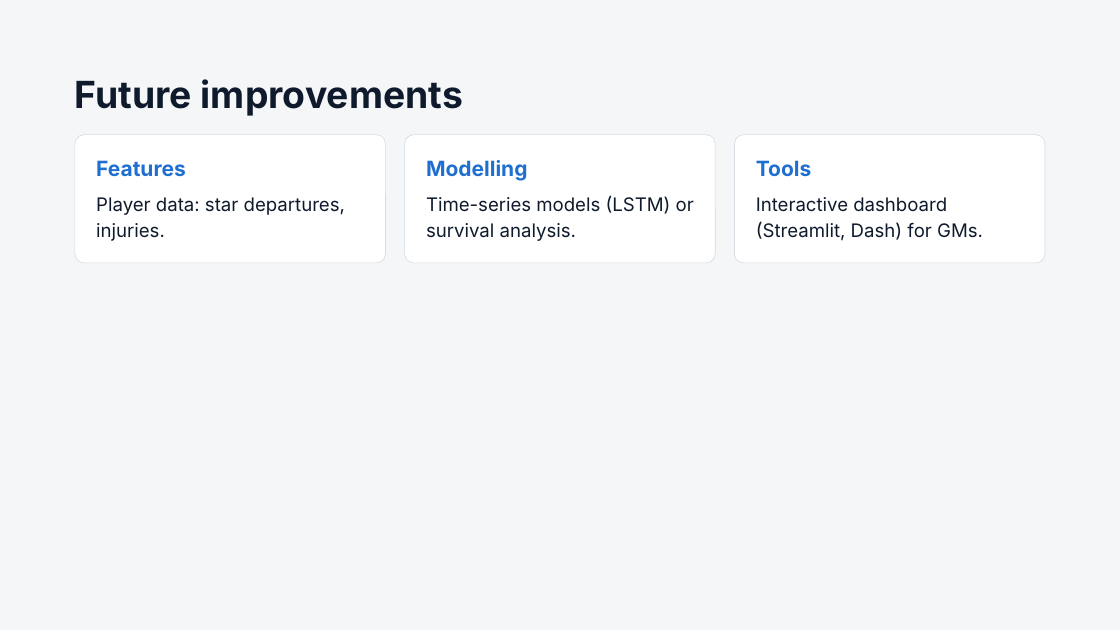
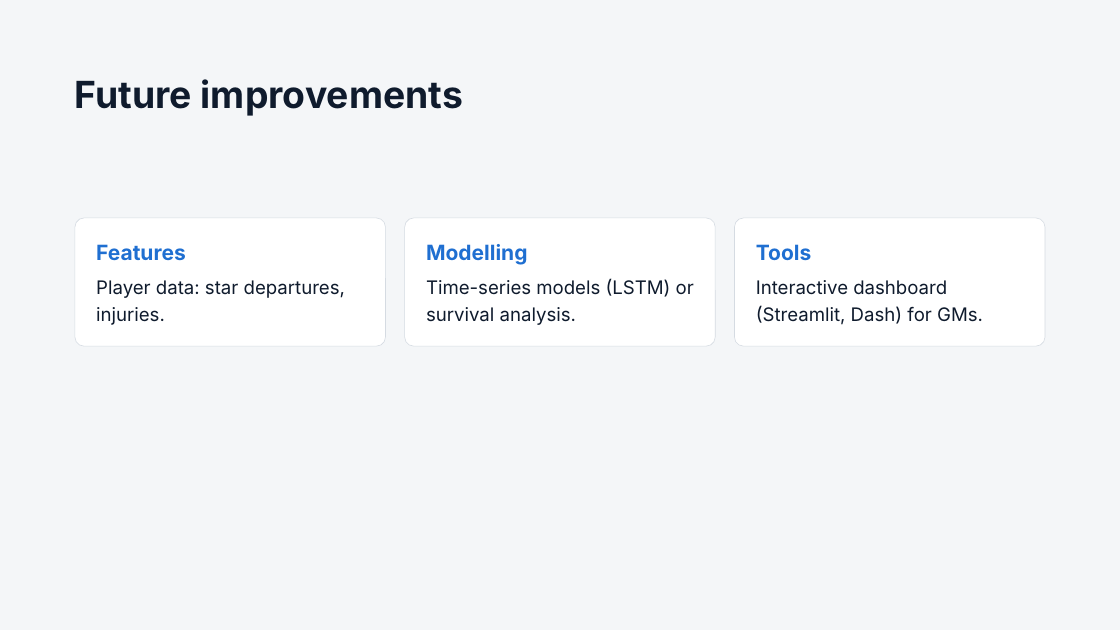
Before and after one commit to Nathan-Pinheiro/AC_hockey_predictions, a slide deck: slide 19 of Predicting NHL Head Coach Changes.pptx (slide 14 before the commit). Drawn at 1120x630 pixels with LibreOffice and Linux fonts; fonts in the diff are those of the drawing. Boxes give left, top, right and bottom in pixels: in the first picture for what was removed or moved away, otherwise in the second. Text is boxed around its words. In the diff, an @@ line names an element or a change of style, - is before the commit and + after.

Commit message:
presentation improvements

```diff
--- a/Predicting NHL Head Coach Changes.pptx
+++ b/Predicting NHL Head Coach Changes.pptx
@@ 6 texts, 3 rounded rectangles: place and size @@
-6 texts, 3 rounded rectangles at bbox=[75, 134, 1045, 263]
+6 texts, 3 rounded rectangles at bbox=[75, 218, 1045, 346]
```
Also in this commit, not shown: 11 other slides changed, 5 slides added, 2 other files.
